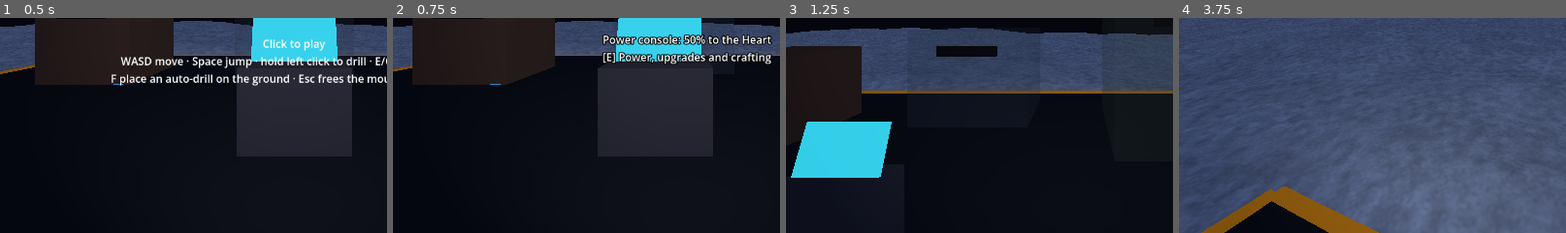
Above: before the commit, frames 1-4 (left to right).
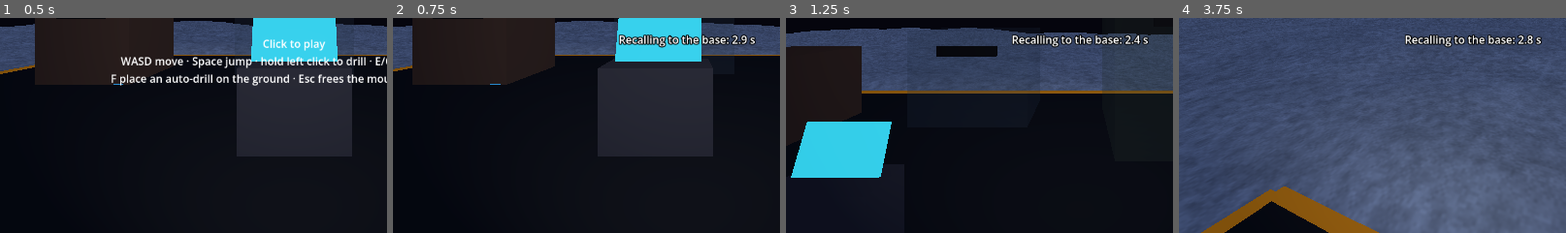
Above: after the commit, the same moments.

Repository: SneakKestrel16/Mininginc
Game: Godot game, scene res://src/main.tscn
Same seed, same stepped clock (60 frames per second), same inputs: the game is played once before the commit and once after it.
Inputs (mouse positions are % of the whole screen's width and height, from its top left):
- Up to frame 1 (0.5 s): no input
- Up to frame 2 (0.75 s): tap Enter at 0.5 s; move the mouse to (72, 44) at 0.52 s; hold D from 0.53 s (still down); hold R from 0.53 s (still down); click (72, 44) at 0.67 s
- Up to frame 3 (1.25 s): keep holding D; keep holding R; tap Space at 0.77 s; tap E at 0.8 s
- Up to frame 4 (3.75 s): move the mouse to (45, 50) at 1.27 s; release D at 1.28 s; release R at 1.28 s; hold W from 1.28 s (still down); tap E at 1.35 s; click (45, 50) at 1.42 s; tap Space at 1.52, 3.02 s; tap Tab at 1.55, 2.1 s; move the mouse to (52, 48) at 2.02 s; click (52, 48) at 2.17 s; tap F at 2.3, 2.85 s; move the mouse to (49, 51) at 2.77 s; click (49, 51) at 2.92 s; tap R at 3.05 s; move the mouse to (57, 51) at 3.52 s; hold R from 3.53 s (still down); click (57, 51) at 3.67 s
The pictures show only the part of the screen within x 12-62%, y 50-100%; the shares and areas given below are measured in that part.

Frame 1 is identical in both runs. In frame 2, 3.0% of the frame differs, in the area x 54-98%, y 7-22%; in frame 3, 1.3%; in frame 4, 1.3%.

Commit message:
feat: story 039 Recall (heartwake/story-039)
Holding R for 3 s pulls the miner back to the base, drawing the ground
there before the move. Letting go cancels; R does nothing without
control. The dev menu's To base uses the same point from world.json.

Story: heartwake/story-039

Diff:
--- a/data/world.json
+++ b/data/world.json
@@ -12,6 +12,8 @@
 	"hand_drill_hits_per_second": 4.0,
 	"mouse_sensitivity": 0.0025,
 	"hand_power_bonus": 1.0,
+	"recall_seconds": 3.0,
+	"recall_point": [64.5, 1.5, 64.5],
 	"heart_cavern_center": [64.5, -40.5, 49.5],
 	"heart_cavern_radius": 7.0,
 	"drill_cost": { "iron_plate": 2, "wire": 2 },
--- a/src/player/player.gd
+++ b/src/player/player.gd
@@ -36,6 +36,8 @@
 		flying = on
 		$Shape.disabled = flying and noclip
 		velocity = Vector3.ZERO
+## Where Recall (hold R) and the dev menu's To base put the player: flat base ground.
+var recall_point: Vector3
 ## Dev menu: while flying, pass through the ground. Off by default.
 var noclip := false:
 	set(on):
@@ -49,6 +51,7 @@
 var _drill_rate: float
 var _sensitivity: float
 var _power_bonus: float
+var _recall: Recall
 var _effects := DigEffects.new()
 ## Hits the tool has built up toward its next scoop. Kept in the tool, not in the ground, so
 ## small aim shifts while holding the button never lose progress.
@@ -69,7 +72,7 @@
 func _ready() -> void:
 	var config = JSON.parse_string(FileAccess.get_file_as_string(CONFIG_PATH))
 	var keys := ["move_speed", "jump_velocity", "gravity", "reach", "hand_drill_hits_per_second", "mouse_sensitivity",
-			"hand_power_bonus"]
+			"hand_power_bonus", "recall_seconds", "recall_point"]
 	if not config is Dictionary or not config.has_all(keys):
 		var message := "%s is missing one of %s" % [CONFIG_PATH, ", ".join(keys)]
 		push_error(message)
@@ -83,6 +86,8 @@
 	_drill_rate = config["hand_drill_hits_per_second"]
 	_sensitivity = config["mouse_sensitivity"]
 	_power_bonus = config["hand_power_bonus"]
+	_recall = Recall.new(config["recall_seconds"])
+	recall_point = Vector3(config["recall_point"][0], config["recall_point"][1], config["recall_point"][2])
 	_marker.top_level = true
 	add_child(_effects)
 
@@ -127,7 +132,17 @@
 	Input.mouse_mode = Input.MOUSE_MODE_CAPTURED if on else Input.MOUSE_MODE_VISIBLE
 
 
+## Puts the player at [member recall_point], standing still, with the ground there drawn first
+## so there is something to land on.
+func recall_home() -> void:
+	world.update_around(recall_point)
+	global_position = recall_point
+	velocity = Vector3.ZERO
+
+
 func _physics_process(delta: float) -> void:
+	if _recall.tick(delta, controls_enabled and Input.is_physical_key_pressed(KEY_R)):
+		recall_home()
 	world.update_around(global_position)
 	if not flying:
 		velocity.y -= _gravity * delta
@@ -164,8 +179,10 @@
 	_show_target()
 	_hint.visible = not controls_enabled and not hint_blocked
 	var guarded := target != null and world.is_protected(Vector3i(target.floor()))
-	_prompt.visible = (machine != null or guarded) and controls_enabled
-	if machine:
+	_prompt.visible = (machine != null or guarded or _recall.is_holding()) and controls_enabled
+	if _recall.is_holding():
+		_prompt.text = "Recalling to the base: %.1f s" % (_recall.seconds - _recall.held)
+	elif machine:
 		_prompt.text = machine.prompt()
 	elif guarded:
 		_prompt.text = "The machines stand on this ground: dig further out"
--- /dev/null
+++ b/src/player/recall.gd
@@ -0,0 +1,39 @@
+## Recall (brief: Milestone 10 item 44): holding R long enough pulls the miner back to the base,
+## so a dig into the deep always has a way home. Pure logic, so a check can drive it with
+## made-up time; the player does the moving.
+class_name Recall
+extends RefCounted
+
+## Seconds R must be held.
+var seconds: float
+## Seconds R has been held toward the next recall; 0 while it is up.
+var held := 0.0
+# True from a recall until R is let go, so holding on does not recall again.
+var _fired := false
+
+
+func _init(hold_seconds: float) -> void:
+	seconds = hold_seconds
+
+
+## Advances [param delta] seconds with R [param down] or not. True once, on the tick the hold
+## completes; letting go early starts the next hold from zero.
+func tick(delta: float, down: bool) -> bool:
+	if not down:
+		held = 0.0
+		_fired = false
+		return false
+	if _fired:
+		return false
+	held += delta
+	# A hair under counts: frame times are summed in floats.
+	if held < seconds - 0.0001:
+		return false
+	held = 0.0
+	_fired = true
+	return true
+
+
+## True while a hold is under way.
+func is_holding() -> bool:
+	return held > 0.0
--- a/src/ui/dev_menu.gd
+++ b/src/ui/dev_menu.gd
@@ -64,7 +64,9 @@
 	noclip.text = "Noclip"
 	noclip.toggled.connect(func(on: bool) -> void: player.noclip = on)
 	move_row.add_child(noclip)
-	_button(move_row, "To base", _teleport.bind(Vector3(64.5, 1.5, 64.5)))
+	_button(move_row, "To base", func() -> void:
+		player.recall_home()
+		_status.text = "Back at the base")
 	_button(move_row, "To Heart", func() -> void: _teleport(heart.global_position + Vector3(0, 0, 5)))
 
 	var depth_row := _row(rows, "Depth")
--- /dev/null
+++ b/tests/unit/heartwake/recall_check.gd
@@ -0,0 +1,74 @@
+## Self-check for Recall (brief: Milestone 10 item 44) until /test-setup installs gdUnit4.
+## Run: <godot> --headless --path . -s res://tests/unit/heartwake/recall_check.gd
+## Exits 0 when every check passes, 1 on the first failure. Presses R through Input; never
+## takes the mouse.
+extends SceneTree
+
+
+func _initialize() -> void:
+	var failures := 0
+
+	# The hold: 3 s of R recalls once; letting go early starts over; holding on does not repeat.
+	var recall := Recall.new(3.0)
+	var fired := 0
+	for i in 29:
+		fired += int(recall.tick(0.1, true))
+	failures += _check(fired == 0 and recall.is_holding(), "2.9 s of R does not recall yet")
+	fired += int(recall.tick(0.1, true))
+	failures += _check(fired == 1 and not recall.is_holding(), "3 s of R recalls")
+	for i in 50:
+		fired += int(recall.tick(0.1, true))
+	failures += _check(fired == 1, "holding on past it does not recall again")
+	recall.tick(0.1, false)
+	for i in 20:
+		fired += int(recall.tick(0.1, true))
+	recall.tick(0.1, false)
+	failures += _check(fired == 1 and not recall.is_holding(), "letting go at 2 s cancels")
+	for i in 29:
+		fired += int(recall.tick(0.1, true))
+	failures += _check(fired == 1, "and the next hold starts from zero")
+
+	# The player: deep in a chamber, R held does nothing without control, then brings the
+	# player home onto solid ground.
+	var world := VoxelWorld.new()
+	world.world_seed = 7
+	root.add_child(world)
+	var player: Player = load("res://src/player/player.tscn").instantiate()
+	player.world = world
+	root.add_child(player)
+	await process_frame  # _ready runs on the next frame
+	world.carve(Vector3(20.5, -300, 20.5), 3.0)
+	world.update_around(Vector3(20.5, -300, 20.5))
+	player.global_position = Vector3(20.5, -302.8, 20.5)
+	var home := player.recall_point
+	failures += _check(world.is_solid(Vector3i(home.floor()) + Vector3i.DOWN) and not world.is_solid(Vector3i(home.floor()))
+			and not world.is_solid(Vector3i(home.floor()) + Vector3i.UP), "the recall point stands on ground, with room above")
+	var press := InputEventKey.new()
+	press.physical_keycode = KEY_R
+	press.pressed = true
+	Input.parse_input_event(press)
+	for i in 240:
+		await physics_frame
+	failures += _check(player.global_position.y < -290.0, "without control R does nothing")
+	player.controls_enabled = true  # not set_controls(): a check never takes the mouse
+	for i in 240:
+		await physics_frame
+	player.controls_enabled = false
+	var release := press.duplicate()
+	release.pressed = false
+	Input.parse_input_event(release)
+	var landed := player.global_position
+	failures += _check(Vector2(landed.x, landed.z).distance_to(Vector2(home.x, home.z)) < 0.01 and landed.y > 0.8 and landed.y < home.y + 0.01,
+			"holding R for 3 s brings the player to the base (%s)" % landed)
+	for i in 60:
+		await physics_frame
+	failures += _check(player.is_on_floor() and player.global_position.y > 0.8, "and the player stands on the ground there (y %.2f)" % player.global_position.y)
+
+	print("recall_check: %s" % ("PASS" if failures == 0 else "%d FAILED" % failures))
+	quit(1 if failures else 0)
+
+
+func _check(ok: bool, what: String) -> int:
+	if not ok:
+		printerr("FAIL: " + what)
+	return 0 if ok else 1
Binary file added: production/qa/evidence/story-039-recall/holding-r.png
Binary file added: production/qa/evidence/story-039-recall/home.png
Not shown, added: src/player/recall.gd.uid
Not shown, added: tests/unit/heartwake/recall_check.gd.uid
Not shown, changed: production/epics/heartwake/story-039-recall.md
